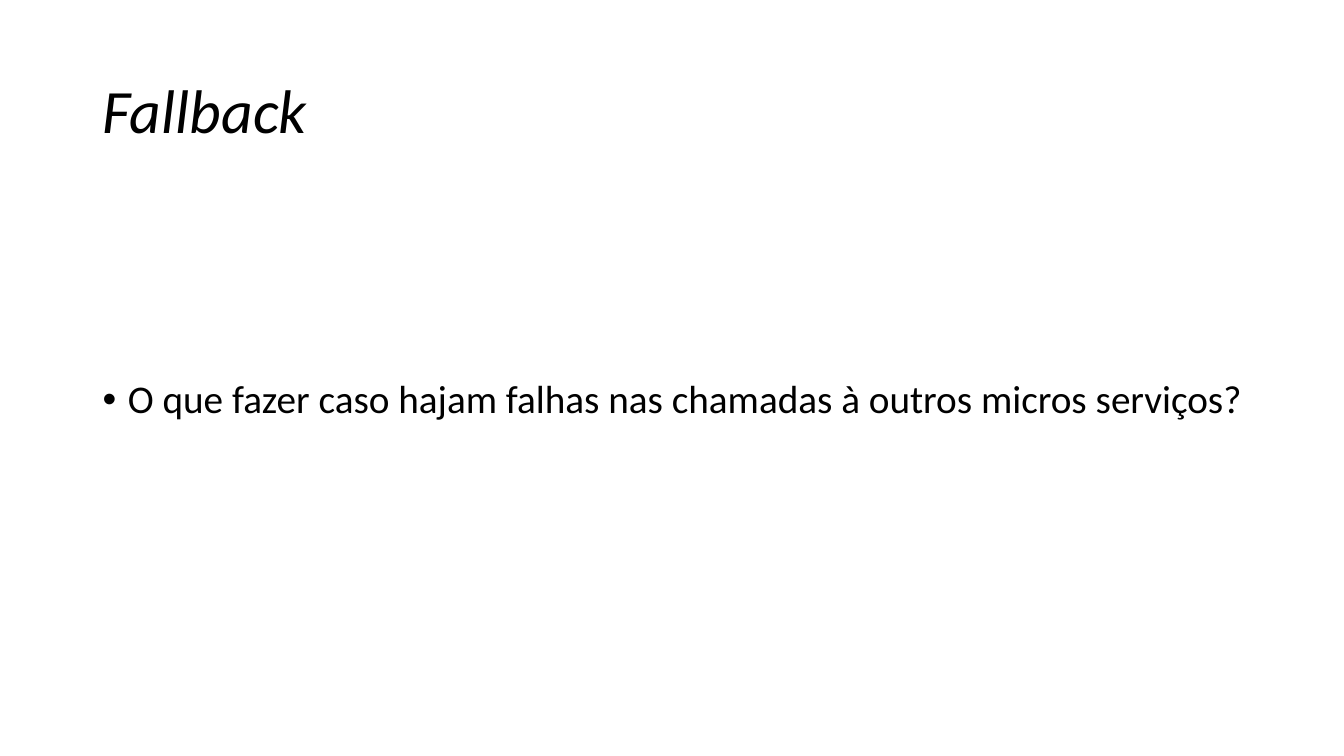
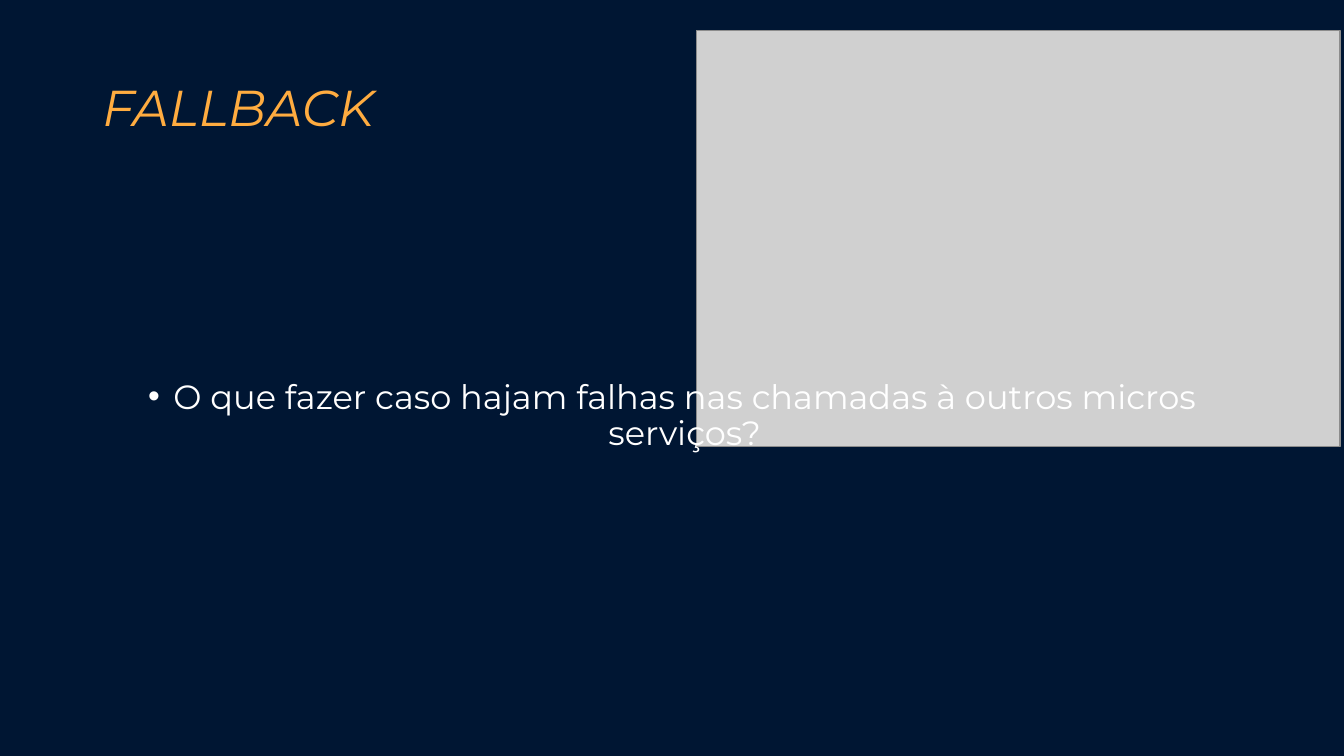
Before and after one commit to renan-meireles/circuitbreaker-sample, a slide deck: slide 8 of circuit breaker.pptx. Drawn at 1344x756 pixels with LibreOffice and Linux fonts; fonts in the diff are those of the drawing; grey boxes stand for pictures. Boxes give left, top, right and bottom in pixels: in the first picture for what was removed or moved away, otherwise in the second. Text is boxed around its words. In the diff, an @@ line names an element or a change of style, - is before the commit and + after.

```diff
--- a/circuit breaker.pptx
+++ b/circuit breaker.pptx
@@ background #FFFFFF to #001633 @@
@@ picture added at [697, 30, 1340, 447] @@
@@ title at [102, 90, 373, 127]: text changed; size 44 to 36 pt; font Calibri to Montserrat; text colour #000000 to #FFAC40 @@
-Fallback
+FALLBACK
@@ text "O que fazer caso hajam ..." at [173, 376, 1196, 453]: size 28 to 24 pt, font Calibri to Montserrat, text colour #000000 to #FFFFFF @@
```
Also in this commit, not shown: 11 other slides changed, 1 slide added.
